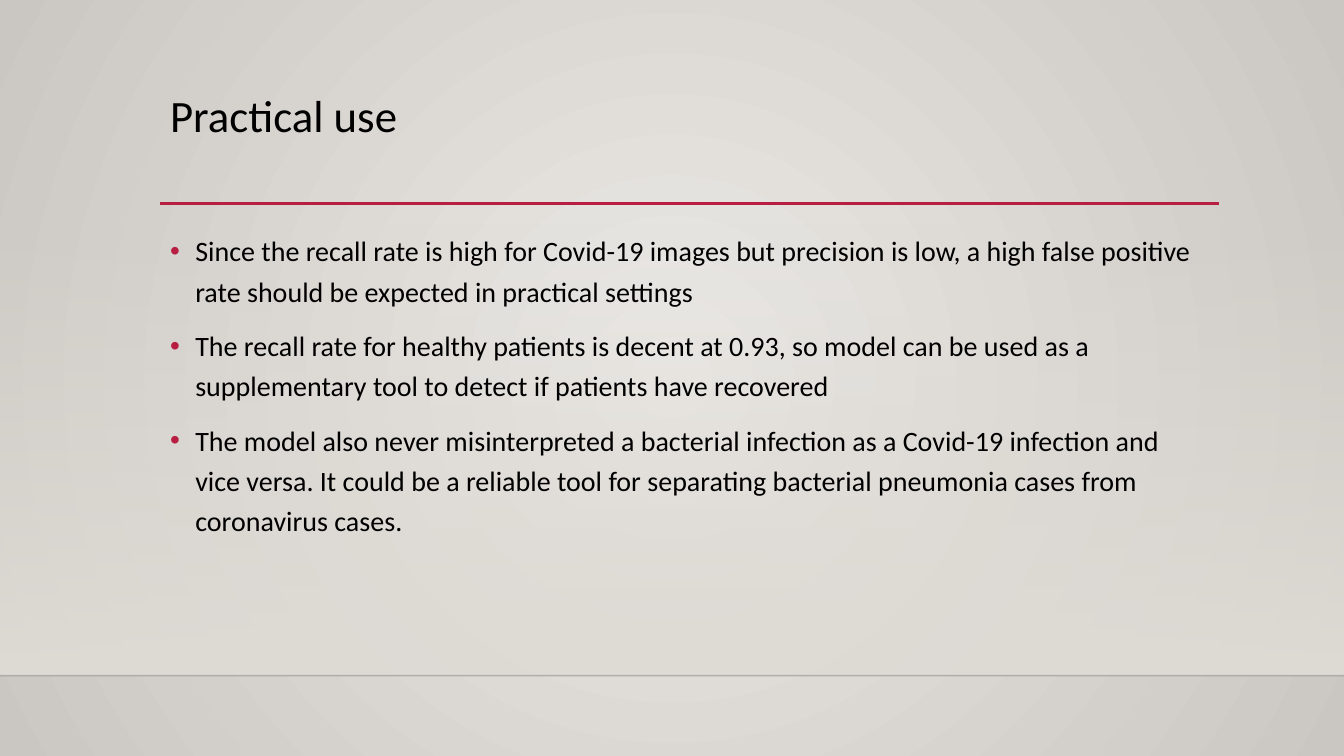
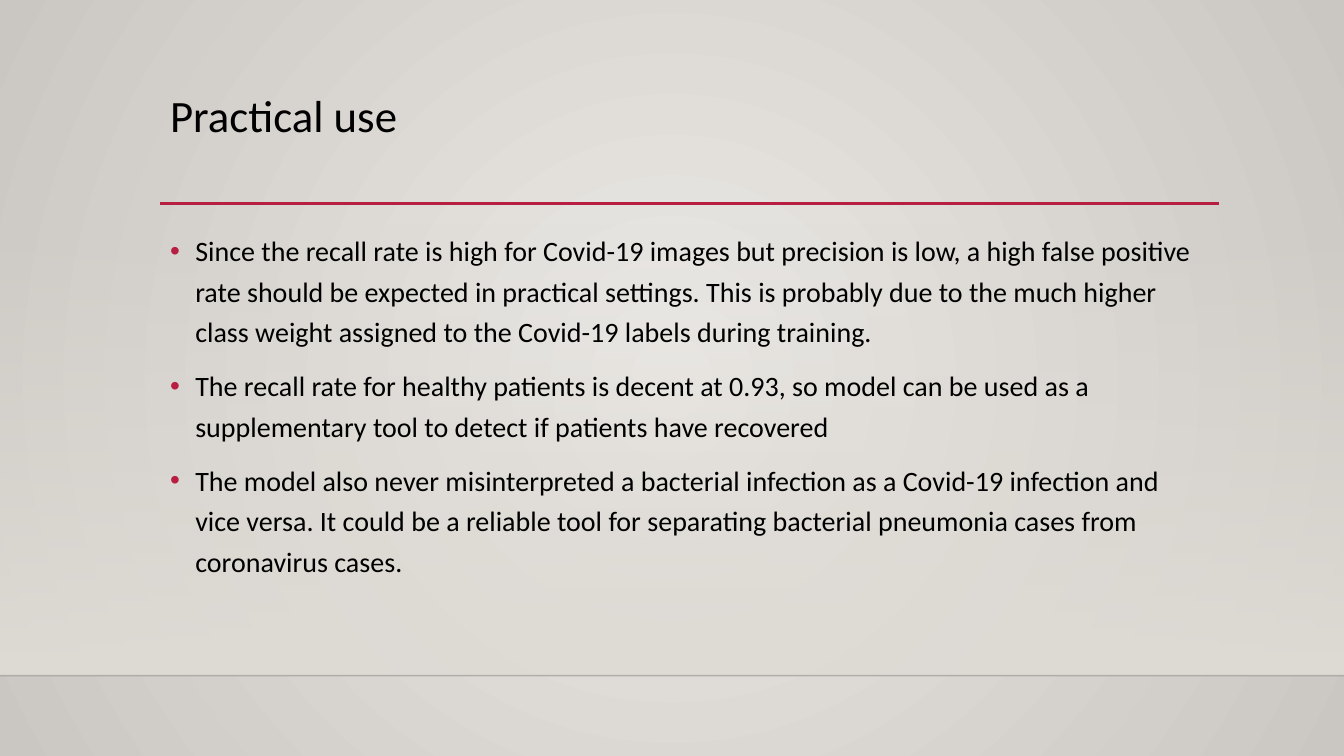
Before and after one commit to Kesterchia/Classifying-Chest-X-Rays, a slide deck: slide 22 of Identifying Covid-19 patients from Chest X-Rays.pptx. Drawn at 1344x756 pixels with LibreOffice and Linux fonts; fonts in the diff are those of the drawing; background and template pictures are left out. Boxes give left, top, right and bottom in pixels: in the first picture for what was removed or moved away, otherwise in the second. Text is boxed around its words. In the diff, an @@ line names an element or a change of style, - is before the commit and + after.

```diff
--- a/Identifying Covid-19 patients from Chest X-Rays.pptx
+++ b/Identifying Covid-19 patients from Chest X-Rays.pptx
@@ text at (195, 241, 1190, 347): text changed @@
-• Since the recall rate is high for Covid-19 images but precision is low, a high false positive rate should be expected in practical settings
+• Since the recall rate is high for Covid-19 images but precision is low, a high false positive rate should be expected in practical settings. This is probably due to the much higher class weight assigned to the Covid-19 labels during training.
```
Also in this commit, not shown: 1 slide added, 1 other file.
